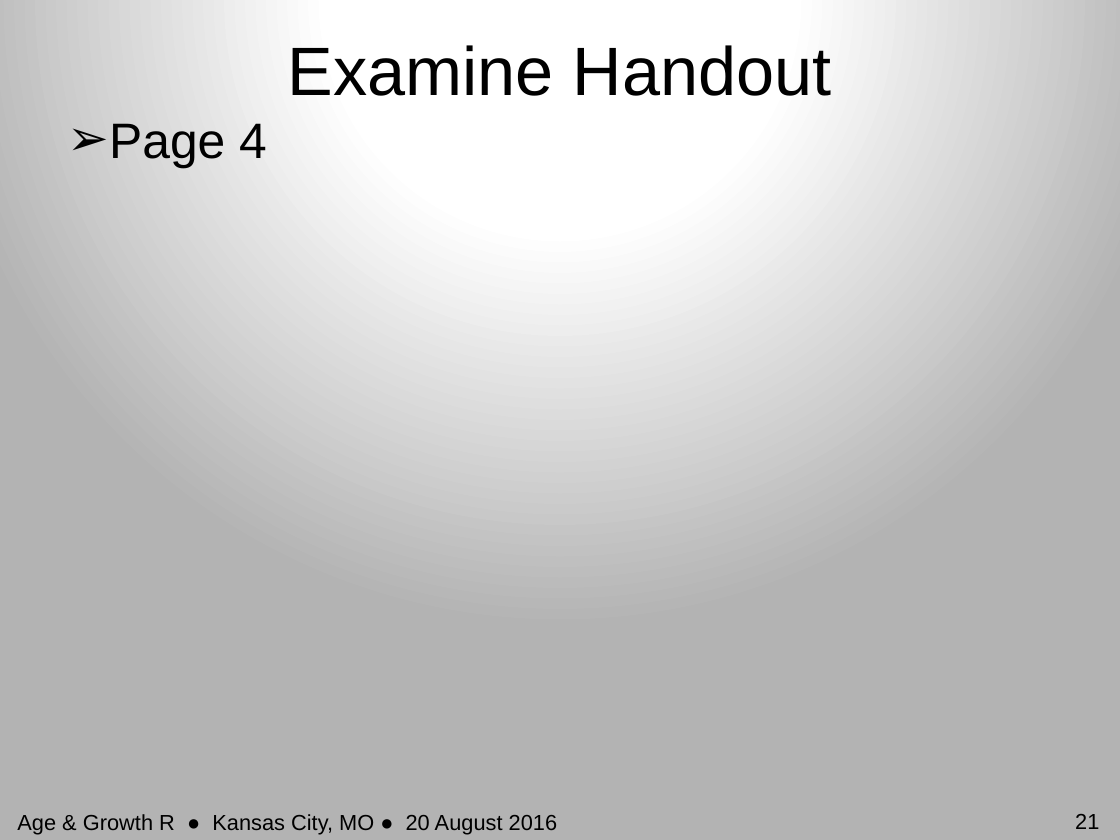
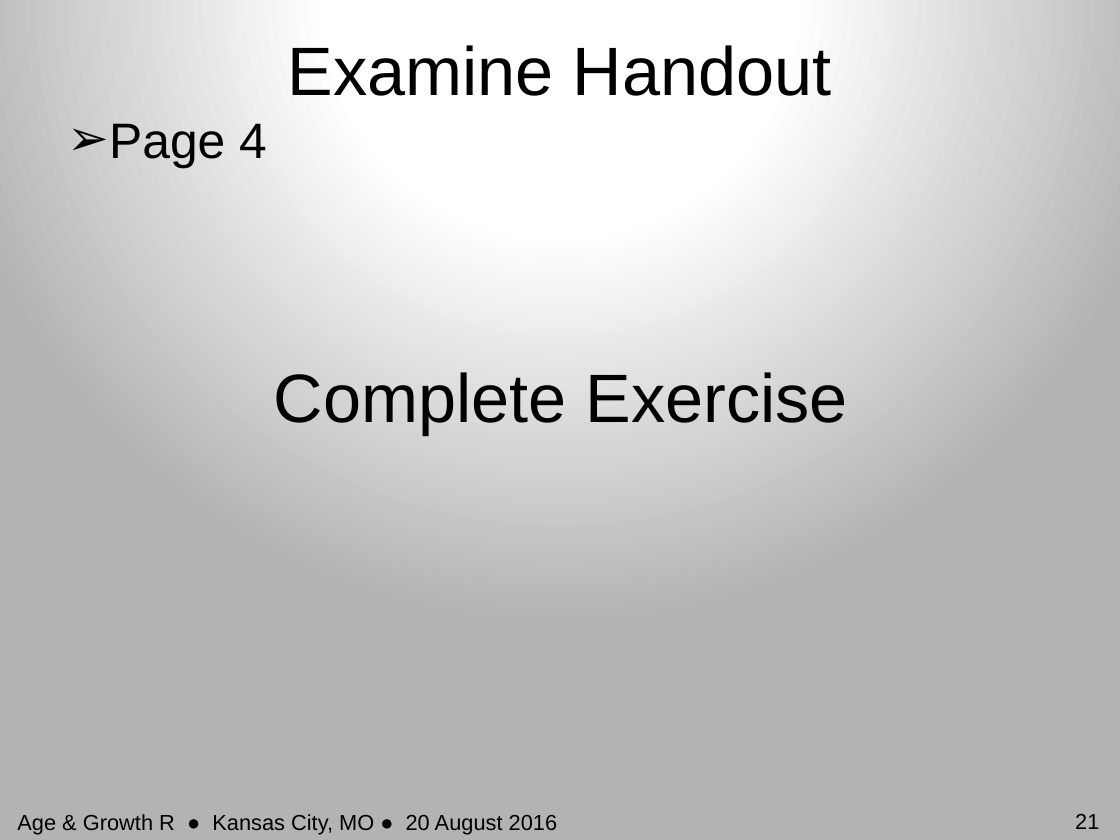
Before and after one commit to anhnguyendepocen/RCourseKC2016, a slide deck: slide 21 of Slides/Age_Comparison.pptx. Drawn at 1120x840 pixels with LibreOffice and Linux fonts; fonts in the diff are those of the drawing. Boxes give left, top, right and bottom in pixels: in the first picture for what was removed or moved away, otherwise in the second. Text is boxed around its words. In the diff, an @@ line names an element or a change of style, - is before the commit and + after.

Commit message:
Updated slides and handouts

```diff
--- a/Slides/Age_Comparison.pptx
+++ b/Slides/Age_Comparison.pptx
@@ text added at [274,372,848,434], 44 pt, text #000000 @@
+Complete Exercise
```
Also in this commit, not shown: 1 other slide changed, 1 slide removed, 23 other files.
